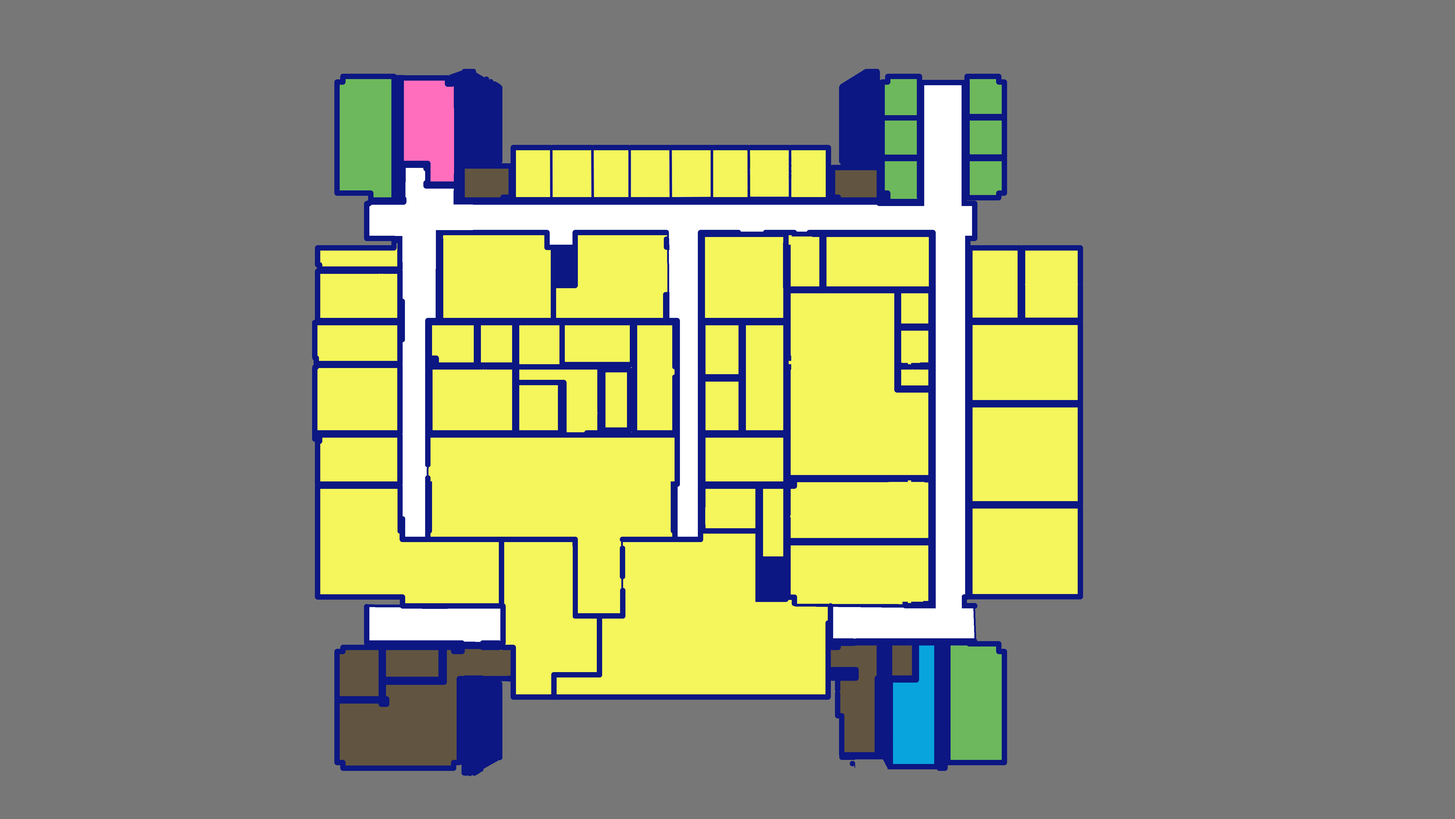
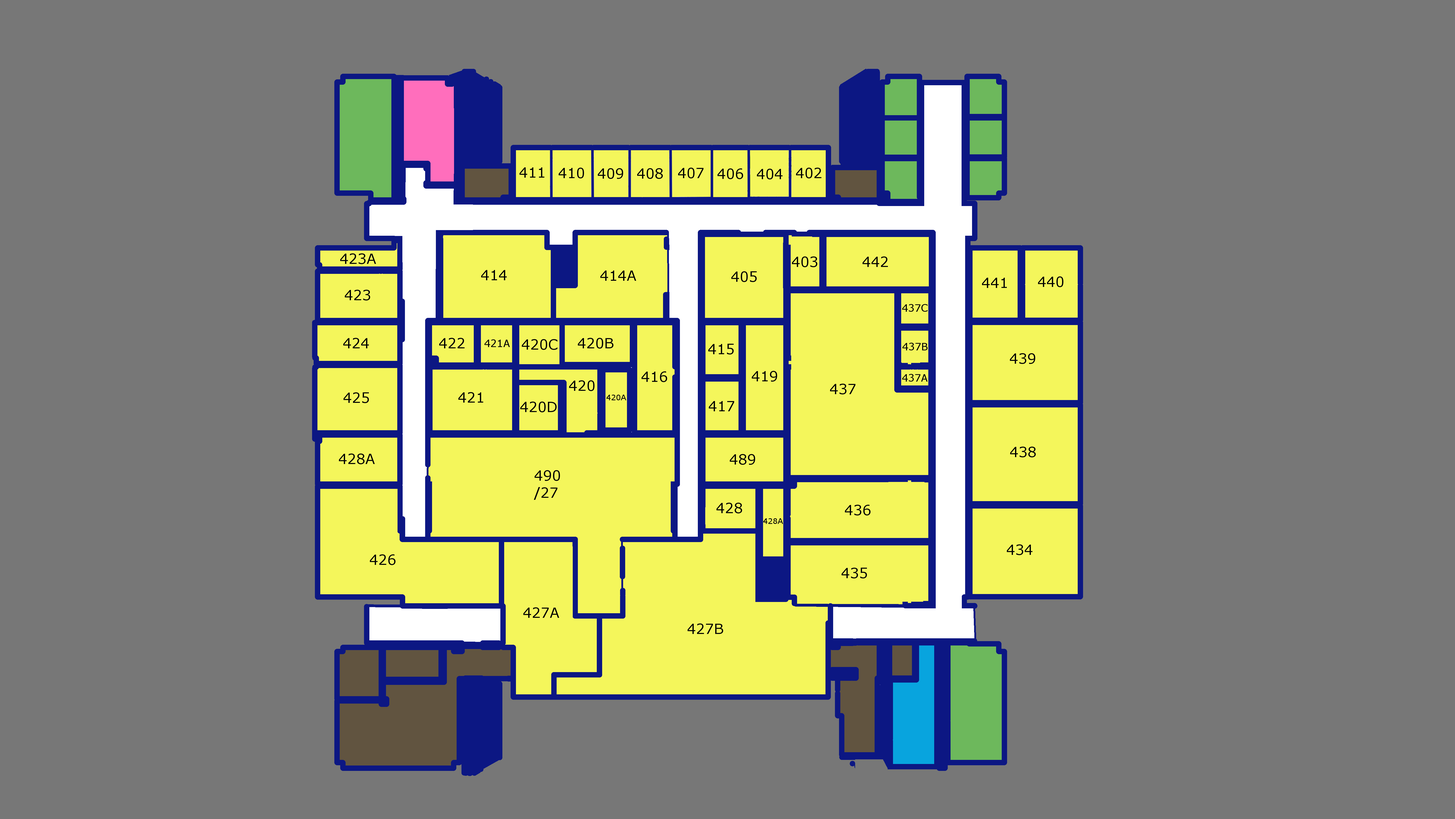
Comparing the layer stacks of the two 1455 × 819 images. Changes:
added group "Layer Group" with 48 layers above "Layer #2" over [338, 167, 1064, 634]
added layer "402" in group "Layer Group" over [796, 167, 822, 179]
added layer "404" in group "Layer Group" over [757, 168, 783, 180]
added layer "406" in group "Layer Group" over [717, 168, 744, 180]
added layer "407" in group "Layer Group" over [678, 167, 704, 179]
added layer "410" in group "Layer Group" over [558, 167, 585, 179]
added layer "438" in group "Layer Group" over [1010, 446, 1036, 458]
added layer "440" in group "Layer Group" over [1038, 276, 1064, 288]
added layer "435" in group "Layer Group" over [841, 567, 868, 579]
added layer "436" in group "Layer Group" over [845, 504, 871, 516]
added layer "419" in group "Layer Group" over [751, 370, 778, 382]
added layer "428" in group "Layer Group" over [716, 502, 743, 514]
added layer "489" in group "Layer Group" over [729, 453, 756, 465]
added layer "417" in group "Layer Group" over [708, 400, 735, 412]
added layer "427B" in group "Layer Group" over [687, 623, 724, 634]
added layer "427A" in group "Layer Group" over [523, 607, 560, 618]
added layer "490 ..." in group "Layer Group" over [533, 469, 561, 500]
added layer "420D" in group "Layer Group" over [520, 401, 557, 413]
added layer "420C" in group "Layer Group" over [521, 338, 558, 350]
added layer "420B" in group "Layer Group" over [577, 337, 614, 349]
added layer "414A" in group "Layer Group" over [600, 270, 637, 281]
added layer "423" in group "Layer Group" over [344, 289, 371, 301]
added layer "428A" in group "Layer Group" over [338, 453, 375, 465]
added layer "423A" in group "Layer Group" over [340, 253, 377, 265]
…and 25 more changes (25 added)
